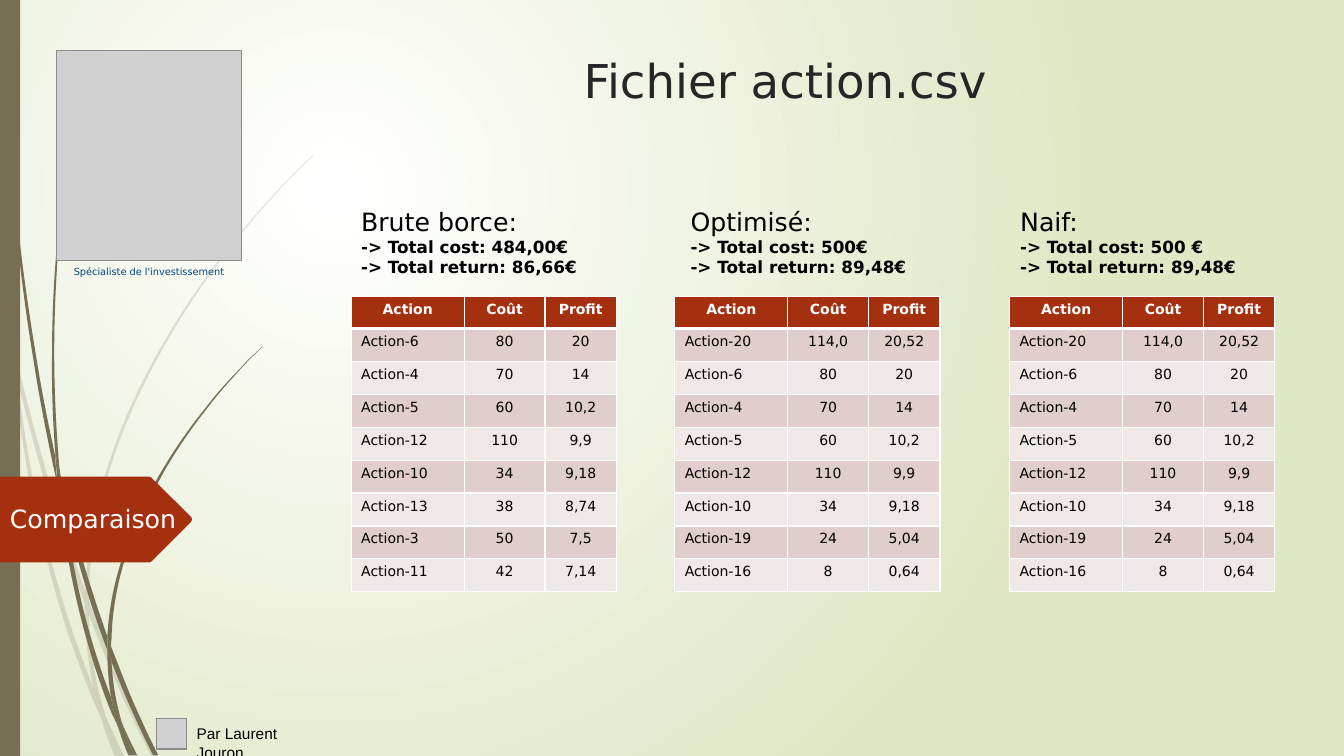
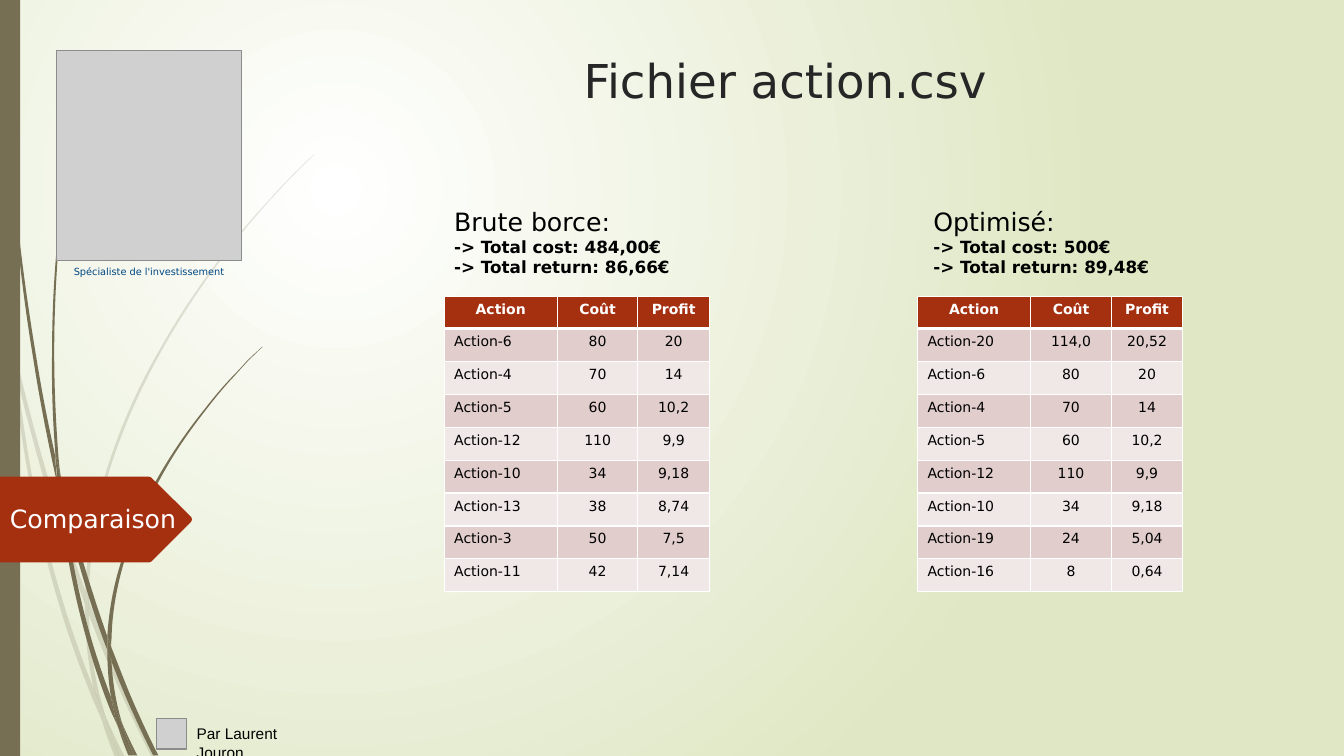
Before and after one commit to LaurentJouron/Python_algo_invest_trade, a slide deck: slide 19 of pptx/algo invest.pptx (slide 17 before the commit). Drawn at 1344x756 pixels with LibreOffice and Linux fonts; fonts in the diff are those of the drawing; grey boxes stand for pictures. Boxes give left, top, right and bottom in pixels: in the first picture for what was removed or moved away, otherwise in the second. Text is boxed around its words. In the diff, an @@ line names an element or a change of style, - is before the commit and + after.

```diff
--- a/pptx/algo invest.pptx
+++ b/pptx/algo invest.pptx
@@ text "Brute borce:": place and size @@
-text "Brute borce:" at box(361, 212, 577, 276)
+text "Brute borce:" at box(454, 212, 670, 276)
@@ text "Optimisé:": place and size @@
-text "Optimisé:" at box(691, 211, 906, 276)
+text "Optimisé:" at box(933, 211, 1149, 276)
@@ text removed at box(1020, 212, 1236, 276) @@
-Naif:
--> Total cost: 500 €
--> Total return: 89,48€
@@ table: place and size @@
-table at box(351, 296, 616, 592)
+table at box(445, 296, 710, 592)
@@ table: place and size @@
-table at box(675, 296, 940, 592)
+table at box(918, 296, 1183, 592)
@@ table removed at box(1010, 296, 1275, 592), 9 rows, 3 columns @@
-Action | Coût | Profit
-Action-20 | 114,0 | 20,52
-Action-6 | 80 | 20
-Action-4 | 70 | 14
-Action-5 | 60 | 10,2
-Action-12 | 110 | 9,9
-Action-10 | 34 | 9,18
-Action-19 | 24 | 5,04
-Action-16 | 8 | 0,64
```
Also in this commit, not shown: 6 other slides changed, 2 slides added, 3 other files.
